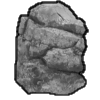
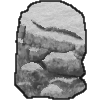
Layer changes from the first (100, 100) image to the second:
added layer "snow outline" above "snow" over bbox(14, 0, 87, 100)
added layer "snow" above "line" over bbox(16, 1, 86, 96)
hid "line", painted on it over bbox(14, 0, 89, 100)
painted on "Pasted Layer" over bbox(14, 1, 89, 99)
